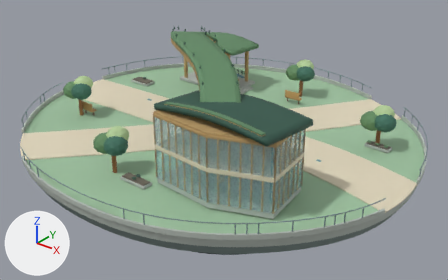
Renders of the Blender file docs/design/bdeh-r21/E/E-r21.blend from each side of a commit.
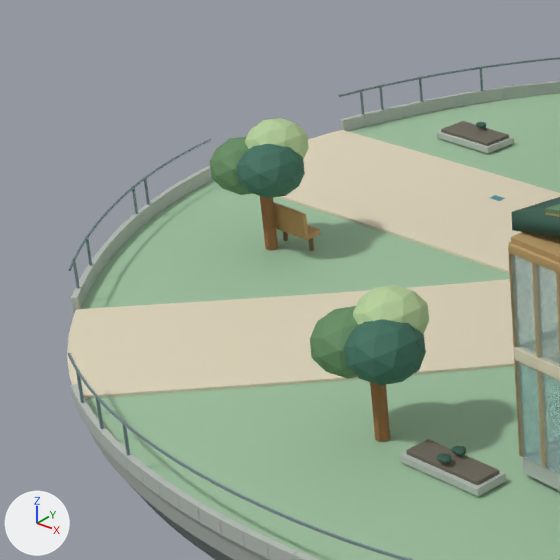
Each version appears first whole from a 50 mm camera at (29.81, -36.58, 21.92) aimed at (0.55, -0.02, -0.75), and next in a close-up on the part from 0% to 38% of the width and 14% to 75% of the height. The lights are fixed; the arrows at lower left show +X, +Y and +Z. The older version's two pictures come first.

Objects in the first close-up: '0000_FloatingRockFace', '0005_PlayableIslandTop', '0104_BioCityCommunityGallery_passiveClimateGlazing_side3_gl', '0107_BioCityCommunityGallery_passiveClimateGlazing_side3_gl', '0197_trees', '0198_foliage', '0199_foliage', '0200_foliage', '0202_foliage', '0203_foliage', '0204_foliage', '0219_PolicyPublicLifeOrganisedFlowerbeds_soil', '0251_RegeneratedSharedPublicPaving' and 104 more.
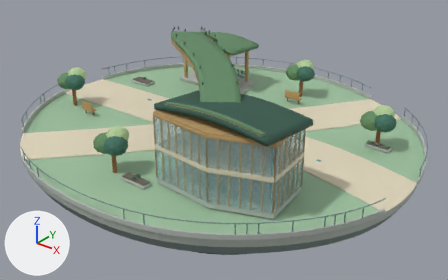
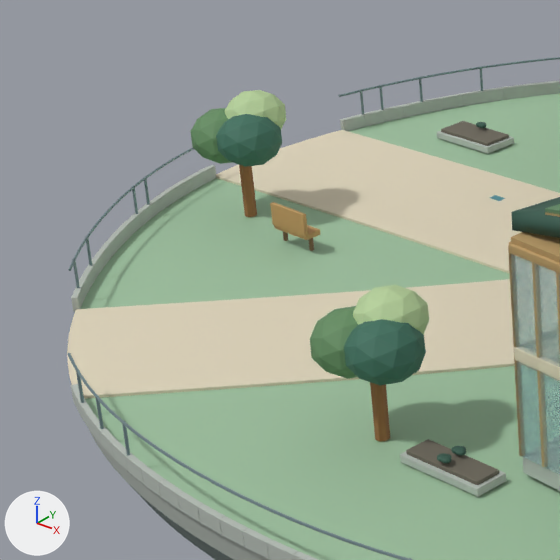
Pixel boxes (x1, y1, x2, y2) of what changed, in the close-ups (560 x 560 px):
'0199_foliage', moved
    before: (236, 144, 305, 198)
    after: (216, 114, 282, 167)
'0200_foliage', moved
    before: (245, 118, 309, 159)
    after: (224, 90, 286, 129)
'0198_foliage', moved
    before: (209, 136, 253, 195)
    after: (190, 108, 232, 164)
'0197_trees', moved
    before: (260, 196, 278, 250)
    after: (239, 165, 257, 217)

The edits, one by one:
me_0197_trees is used by ob_0197_trees; parent ob_role_landscape; location (0.0, 0.0, 0.0).
me_0197_trees had 16 vertices, 28 faces and spanned x -11.46..-11.14, y -5.35..-5.03, z 0.1..1.93.
me_0197_trees now has 16 vertices, 28 faces and spans x -13.66..-13.34, y -4.25..-3.93, z 0.1..1.93.
me_0197_trees part 1: the whole mesh is moved by (-2.2, 1.1, 0.0).
me_0198_foliage is used by ob_0198_foliage; parent ob_role_landscape; location (0.0, 0.0, 0.0).
me_0198_foliage had 42 vertices, 80 faces and spanned x -12.85..-10.97, y -6.23..-4.35, z 1.55..3.06.
me_0198_foliage now has 42 vertices, 80 faces and spans x -15.05..-13.17, y -5.13..-3.25, z 1.55..3.06.
me_0198_foliage part 2: the whole mesh is moved by (-2.2, 1.1, 0.0).
me_0199_foliage is used by ob_0199_foliage; parent ob_role_landscape; location (0.0, 0.0, 0.0).
me_0199_foliage had 42 vertices, 80 faces and spanned x -11.74..-9.96, y -6.21..-4.42, z 1.73..3.16.
me_0199_foliage now has 42 vertices, 80 faces and spans x -13.94..-12.16, y -5.11..-3.32, z 1.73..3.16.
me_0199_foliage part 3: the whole mesh is moved by (-2.2, 1.1, 0.0).
me_0200_foliage is used by ob_0200_foliage; parent ob_role_landscape; location (0.0, 0.0, 0.0).
me_0200_foliage had 42 vertices, 80 faces and spanned x -12.15..-10.45, y -5.53..-3.84, z 2.17..3.53.
me_0200_foliage now has 42 vertices, 80 faces and spans x -14.35..-12.65, y -4.43..-2.74, z 2.17..3.53.
me_0200_foliage part 4: the whole mesh is moved by (-2.2, 1.1, 0.0).
